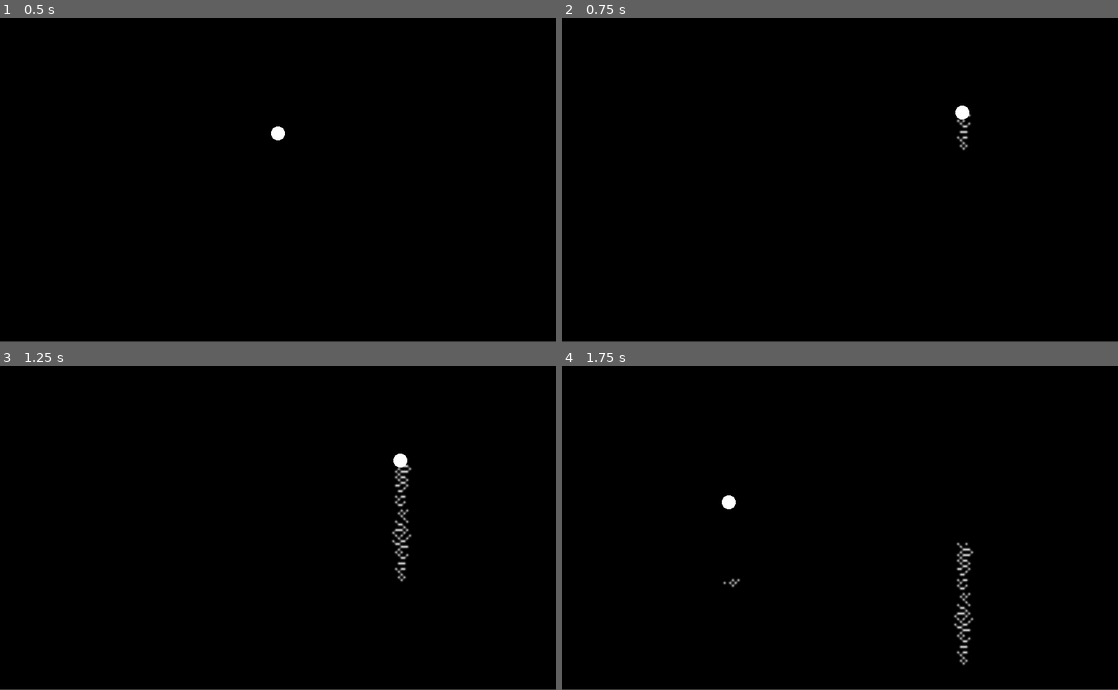
Above: before the commit, frames 1-4 (two rows, left to right).
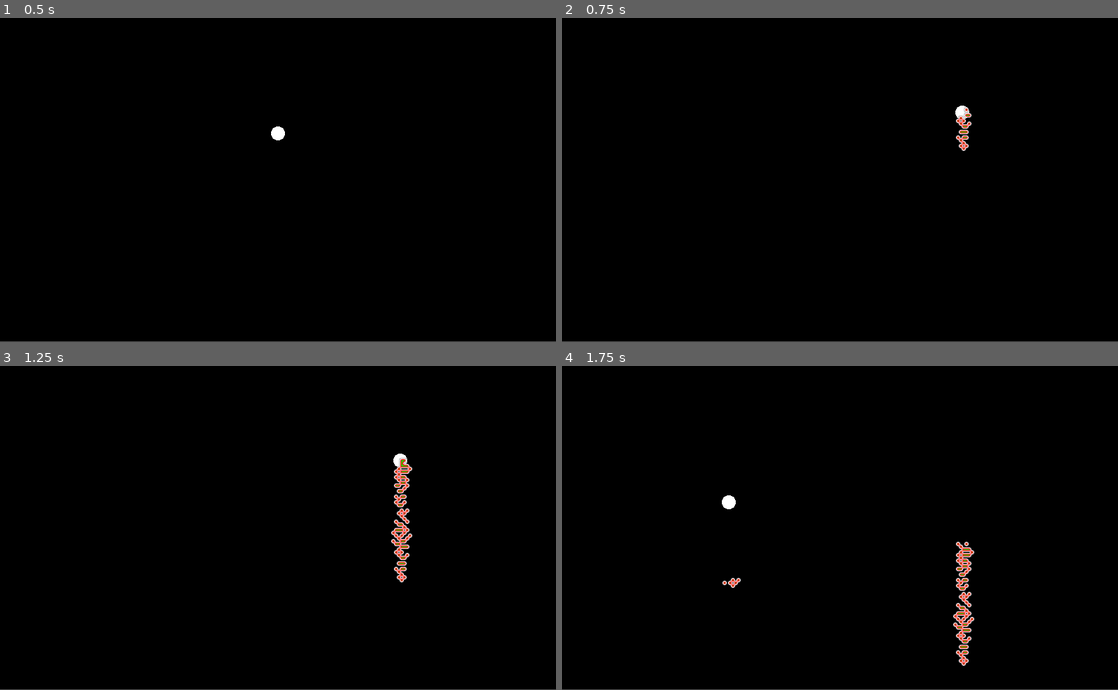
Above: after the commit, the same moments.

Repository: KunkelAlexander/neon-sand
Game: Godot game, scene res://scenes/cursor.tscn
Two runs of this game, one before a commit and one after it. Both use one fixed random seed, a clock stepped at 60 frames per second and the inputs below.
Inputs (mouse positions are in pixels of both pictures, inside the frame that each line leads up to):
- Up to frame 1 (0.5 s): no input
- Up to frame 2 (0.75 s): tap Enter at 0.5 s; move the mouse to (962, 111) at 0.52 s; press the mouse at (962, 111) at 0.53 s
- Up to frame 3 (1.25 s): no input
- Up to frame 4 (1.75 s): move the mouse to (728, 502) at 1.27 s; release the mouse at (728, 502) at 1.28 s; tap 1 (press_1) at 1.35 s

Frame 1 is identical in both runs. In frame 2, 0.2% of the frame differs, in the area x 70-74%, y 27-42%; in frame 3, 0.8%; in frame 4, 0.9%, in the area x 28-75%, y 54-93%.

Commit message:
GPU renderer (kind of) miraculously works

Diff:
--- a/scenes/cursor.tscn
+++ b/scenes/cursor.tscn
@@ -2,7 +2,7 @@
 
 [ext_resource type="Script" path="res://scripts/cursor.gd" id="1_10kv6"]
 [ext_resource type="Script" path="res://scripts/sand_simulation.gd" id="2_oxs87"]
-[ext_resource type="Script" path="res://scripts/sand_renderer.gd" id="3_a327k"]
+[ext_resource type="Script" path="res://scripts/gpu_renderer.gd" id="3_vh1vf"]
 
 [node name="Node2D" type="Node2D"]
 
@@ -18,5 +18,8 @@
 [node name="SandSimulation" type="Node" parent="."]
 script = ExtResource("2_oxs87")
 
+[node name="SandSimulation" type="Node" parent="SandSimulation"]
+script = ExtResource("2_oxs87")
+
 [node name="SandRenderer" type="Node2D" parent="."]
-script = ExtResource("3_a327k")
+script = ExtResource("3_vh1vf")
--- /dev/null
+++ b/scripts/gpu_renderer.gd
@@ -0,0 +1,84 @@
+extends Node2D
+
+# Colors for each sand type
+var sand_colors = {
+	Global.SAND_EMPTY: Color(0, 0, 0, 0),
+	Global.SAND_TYPE1: Color(1, 1, 1, 1),
+	Global.SAND_TYPE2: Color(1, 0, 0, 1),
+	Global.SAND_TYPE3: Color(0, 1, 0, 1)
+}
+
+# Shader materials
+var shader_material = ShaderMaterial.new()
+var type_texture = ImageTexture.new()
+var color_palette_texture = ImageTexture.new()
+var texture_rect: TextureRect
+
+# For tracking performance
+var profiler_enabled = true
+
+func _ready():
+	# Load the shader
+	var shader = load("res://shaders/sand_shader.gdshader")
+	if shader == null:
+		push_error("Failed to load sand shader!")
+		return
+
+	shader_material.shader = shader
+
+	# Create initial type texture (this will store sand types)
+	var type_image = Image.create(Global.WIDTH, Global.HEIGHT, false, Image.FORMAT_R8)
+	type_texture = ImageTexture.create_from_image(type_image)
+
+	# Create color palette texture
+	create_color_palette_texture()
+
+	# Pass textures to shader
+	shader_material.set_shader_parameter("sand_texture", type_texture)
+	shader_material.set_shader_parameter("sand_colors", color_palette_texture)
+
+	# Set up the TextureRect
+	texture_rect = TextureRect.new()
+	texture_rect.expand = true
+	texture_rect.stretch_mode = TextureRect.STRETCH_SCALE
+	texture_rect.texture = type_texture
+	texture_rect.material = shader_material
+	texture_rect.z_index = 100  # Any value higher than other siblings
+	texture_rect.size = Vector2(800, 600)
+	add_child(texture_rect)
+
+
+	# Connect to simulation for updates
+	var simulation = get_parent().get_node("SandSimulation")
+	simulation.grid_updated.connect(_on_grid_updated)
+
+func create_color_palette_texture():
+	var max_type = 0
+	for type in sand_colors.keys():
+		max_type = max(max_type, type)
+
+	var palette_image = Image.create(max_type + 1, 1, false, Image.FORMAT_RGBA8)
+
+	for type in sand_colors:
+		palette_image.set_pixel(type, 0, sand_colors[type])
+
+	for x in range(palette_image.get_width()):
+		var c = palette_image.get_pixel(x, 0)
+		print("Palette index %d: %s" % [x, c])
+
+	color_palette_texture = ImageTexture.create_from_image(palette_image)
+
+
+func _on_grid_updated(grids, active_grid):
+	var updated_grid = grids[active_grid]
+
+	var type_image = Image.create(Global.WIDTH, Global.HEIGHT, false, Image.FORMAT_R8)
+
+	var data = PackedByteArray()
+	data.resize(Global.WIDTH * Global.HEIGHT)
+
+	for i in range(Global.WIDTH * Global.HEIGHT):
+		data[i] = updated_grid[i] * 255
+
+	type_image.set_data(Global.WIDTH, Global.HEIGHT, false, Image.FORMAT_R8, data)
+	type_texture.update(type_image)
--- /dev/null
+++ b/shaders/sand_shader.gdshader
@@ -0,0 +1,16 @@
+shader_type canvas_item;
+
+uniform sampler2D sand_texture;
+uniform sampler2D sand_colors;
+
+void fragment() {
+	// Get the sand type at this pixel
+	float sand_type =  texture(sand_texture, UV).r;
+
+	float palette_width = float(textureSize(sand_colors, 0).x);
+	float x = (sand_type * (palette_width - 1.0) + 0.5) / palette_width;
+	vec4 color = texture(sand_colors, vec2(x, 0.5));
+
+	// Output the color
+	COLOR = color;
+}
Renamed: scripts/sand_renderer.gd -> scripts/cpu_renderer.gd
